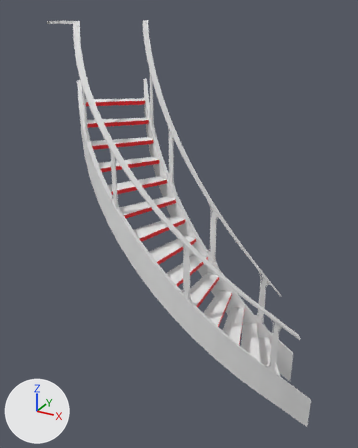
Before and after pictures for a commit that changed the FBX model Assets/FBX/StairsFinal_SP_FBX.fbx.
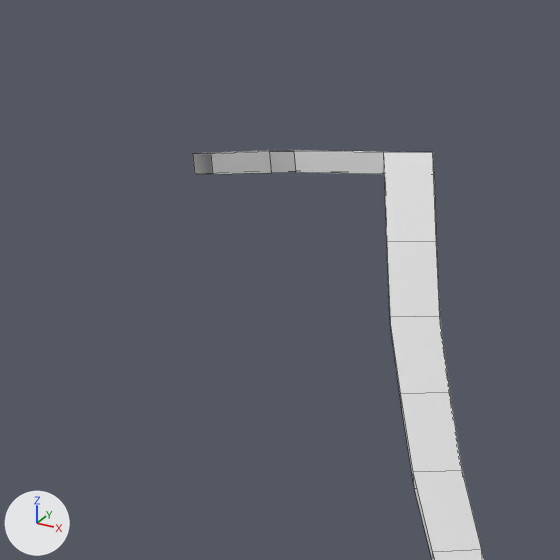
Old and new are each drawn whole from a 50 mm camera at (2.58, -11.17, 8.69) aimed at (-2.9, -1.19, 3.7) and again close up on the part from 6% to 27% of the width and 0% to 17% of the height. Lighting does not change. The marker at lower left points along +X, +Y and +Z. The close-ups show mesh edges as thin lines. Where no turn or scale is listed for an object, it has been applied to the vertices.

The scene before the commit, as lines of its bpy script (objects in view):
```python
me_rail_mexhline_001_cugateroom_newstairshalfcircle_9_002 = bpy.data.meshes.new('Rail_MexhLine.001_CUGateRoom_newstairshalfcircle_9.002')
me_rail_mexhline_001_cugateroom_newstairshalfcircle_9_002.from_pydata(...)  # 136 vertices, 133 faces; spans x -6.81..0.55, y -2.76..-0.51, z 1.82..8.35
me_rail_mexhline_001_cugateroom_newstairshalfcircle_9_002.materials.append(mat_none)  # white #e7e7e7
ob_rail_mexhline_001_cugateroom_newstairshalfcircle_9_002 = bpy.data.objects.new('Rail_MexhLine.001_CUGateRoom_newstairshalfcircle_9.002', me_rail_mexhline_001_cugateroom_newstairshalfcircle_9_002)
ob_rail_mexhline_001_cugateroom_newstairshalfcircle_9_002.location = (0.0, 0.0, 0.0)
```
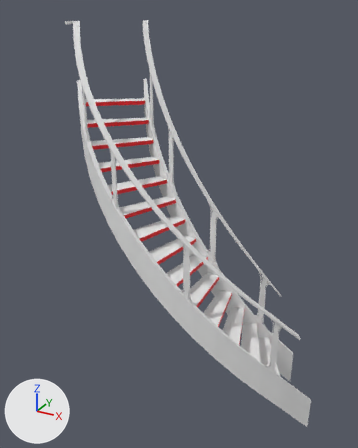
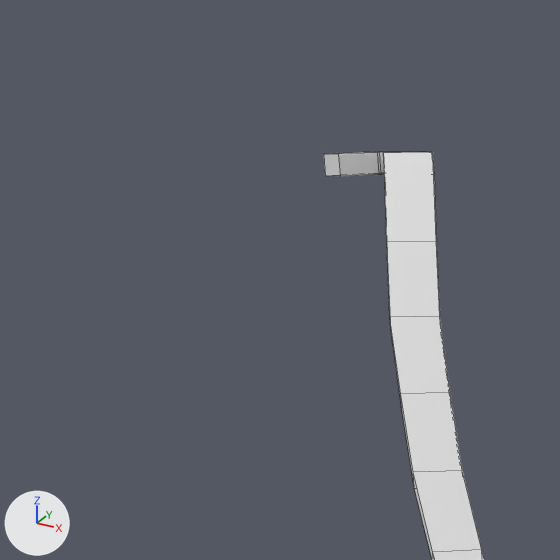
What differs and where, as boxes [x1, y1, x2, y2] in the close-ups (560 x 560 px):
'Rail_MexhLine.001_CUGateRoom_newstairshalfcircle_9.002', reshaped
    before: [193, 150, 484, 560]
    after: [324, 152, 484, 560]
part 1 of me_rail_mexhline_001_cugateroom_newstairshalfcircle_9_002, built on
    before: [193, 150, 413, 174]
    after: [324, 152, 413, 176]

What the commit changed:
me_rail_mexhline_001_cugateroom_newstairshalfcircle_9_002 is used by ob_rail_mexhline_001_cugateroom_newstairshalfcircle_9_002; location (0.0, 0.0, 0.0).
me_rail_mexhline_001_cugateroom_newstairshalfcircle_9_002 had 136 vertices, 133 faces and spanned x -6.81..0.55, y -2.76..-0.51, z 1.82..8.35.
me_rail_mexhline_001_cugateroom_newstairshalfcircle_9_002 now has 162 vertices, 150 faces and spans x -6.36..0.55, y -2.76..-0.47, z 1.82..8.35.
Part 1, on me_rail_mexhline_001_cugateroom_newstairshalfcircle_9_002:
10 vertices are removed from x -6.81..-6.68, y -1.02..-0.51, z 8.28..8.35.
11 faces are deleted.
2 vertices move from x -6.67, y -0.6, z 8.28..8.35 to x -6.28, y -0.6, z 8.28..8.35.
18 vertices are added at x -6.36..-6.16, y -0.85..-0.47, z 8.28.
18 new vertices lie (0.0, 0.0, 0.07) away from vertices in x -6.36..-6.16, y -0.85..-0.47, z 8.28.
28 new faces join them.
